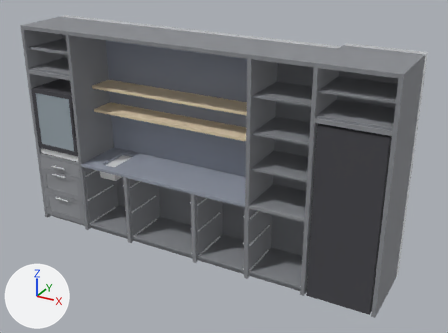
Before and after pictures for a commit that changed the glTF model 2026-161-C209-Te-kjokken/sim/korpus.glb.
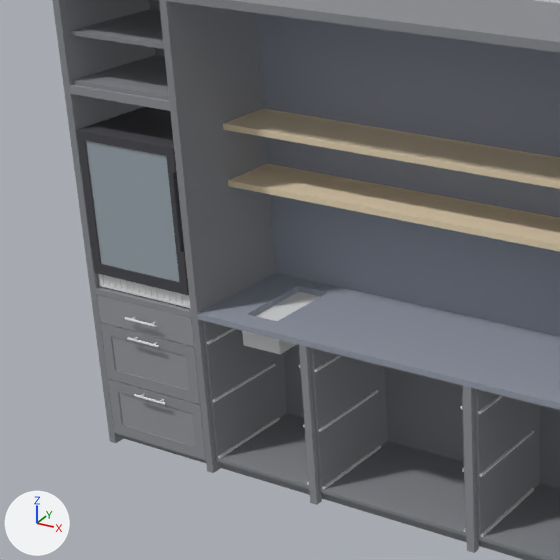
Old and new are each drawn whole from a camera (50 mm lens) standing at (5316.0, -4989.0, 3733.0) and looking at (2327.0, 445.0, 1016.0) and again close up on the part from 0% to 52% of the width and 10% to 80% of the height. The axes (+X, +Y, +Z) are drawn at lower left. The lights are the same throughout. The last two pictures show the newer version. Vertices at exactly the same position are counted once.

Before the edit, the objects in view are built like this:
```python
me_mesh_0 = bpy.data.meshes.new('Mesh_0')
me_mesh_0.from_pydata(...)  # 1401 vertices, 2578 faces; spans x 0.0..4230.0, y -35.0..875.0, z 0.0..2400.0
me_mesh_0.materials.append(mat_kjop_stal)  # white #e5e6e7
me_mesh_0.materials.append(mat_eik19_ncs)  # grey #86898e
me_mesh_0.materials.append(mat_eik_heltre_ncs)  # grey #8e9095
me_mesh_0.materials.append(mat_eik40_ncs)  # grey #898b90
me_mesh_0.materials.append(mat_eik22_ncs)  # grey #95979b
me_mesh_0.materials.append(mat_vegg)  # white #e7e7e5
me_mesh_0.materials.append(mat_eik30_natur)  # beige #e7d4b5
me_mesh_0.materials.append(mat_kjop_glass)  # grey #99a6ad
me_mesh_0.materials.append(mat_kjop_sort)  # dark grey #45454b
me_mesh_0.materials.append(mat_stein)  # grey #959baa
me_mesh_0.materials.append(mat_eik12_ncs)  # grey #95979b
ob_mesh_0 = bpy.data.objects.new('Mesh_0', me_mesh_0)
ob_mesh_0.location = (0.0, 0.0, 0.0)
```
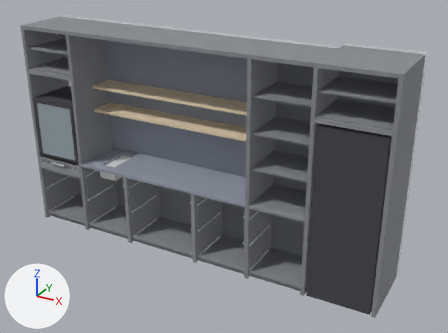
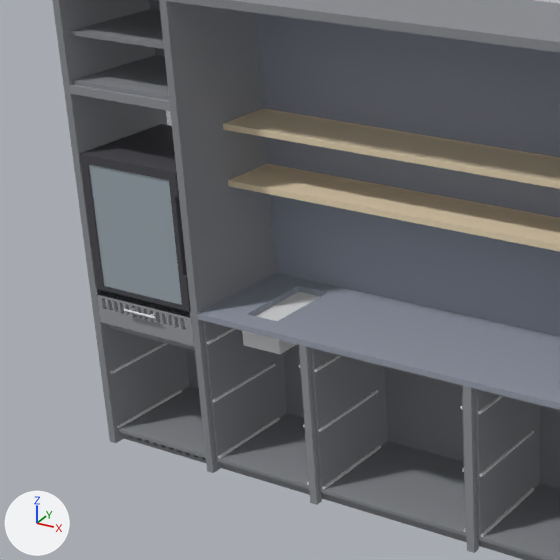
Changed parts and their boxes (x1, y1, x2, y2) in the close-ups (560 x 560 px; the box of a moved part takes in the faces that stretch with it):
part 1 of me_mesh_0, moved or reshaped
    before: (125, 317, 157, 327)
    after: (124, 309, 156, 319)
part 2 of me_mesh_0, added
    after: (110, 343, 167, 374)
part 3 of me_mesh_0, added
    after: (117, 390, 182, 428)
part 4 of me_mesh_0, moved or reshaped (not visible before)
    after: (108, 324, 195, 351)
part 5 of me_mesh_0, moved or reshaped
    before: (86, 141, 179, 282)
    after: (89, 164, 182, 305)
part 6 of me_mesh_0, deleted
    before: (98, 274, 206, 460)
part 7 of me_mesh_0, cut back
    before: (77, 107, 200, 404)
    after: (80, 124, 194, 346)

The edits, one by one:
me_mesh_0 is used by ob_mesh_0; location (0.0, 0.0, 0.0).
me_mesh_0 had 1401 vertices, 2578 faces and spanned x 0.0..4230.0, y -35.0..875.0, z 0.0..2400.0.
me_mesh_0 now has 1439 vertices, 2846 faces and spans x 0.0..4230.0, y -35.0..875.0, z 0.0..2400.0.
me_mesh_0 part 1: the loose piece of 32 vertices spanning x 247.0..443.0, y -35.0..-23.0, z 757.0..769.0 is moved by (0.0, 0.0, 45.0).
me_mesh_0 part 2: a new loose piece, a box spanning x 40.0..52.0, y 25.0..505.0, z 393.0..403.0, in mat_kjop_stal (white #e5e6e7).
me_mesh_0 part 3: a new loose piece, a box spanning x 40.0..52.0, y 25.0..505.0, z 80.0..90.0, in mat_kjop_stal (white #e5e6e7).
me_mesh_0 part 4: the loose piece of 8 vertices spanning x 40.0..650.0, y 50.0..90.0, z 752.0..832.0 is moved by (0.0, 0.0, -117.0).
me_mesh_0 part 5: the loose piece of 8 vertices spanning x 92.0..598.0, y 6.0..14.0, z 1010.0..1640.0 is moved by (0.0, 0.0, -117.0).
me_mesh_0 part 6: 10 loose pieces with 393 vertices, spanning x 42.0..648.0, y -35.0..28.0, z 62.0..948.0, are deleted.
me_mesh_0 part 7: 8 vertices moved from x 40.0..650.0, y 40.0..583.0, z 832.0 to x 40.0..650.0, y 40.0..583.0, z 715.0; 68 vertices removed from x 42.0..648.0, y 0.0..570.0, z 375.0..1685.0; 467 vertices added at x 42.0..648.0, y 0.0..570.0, z 688.0..1568.0.
Other edits to the shape of me_mesh_0 do not show in these pictures.
me_mesh_0 no longer uses material mat_eik12_ncs (grey #95979b).
